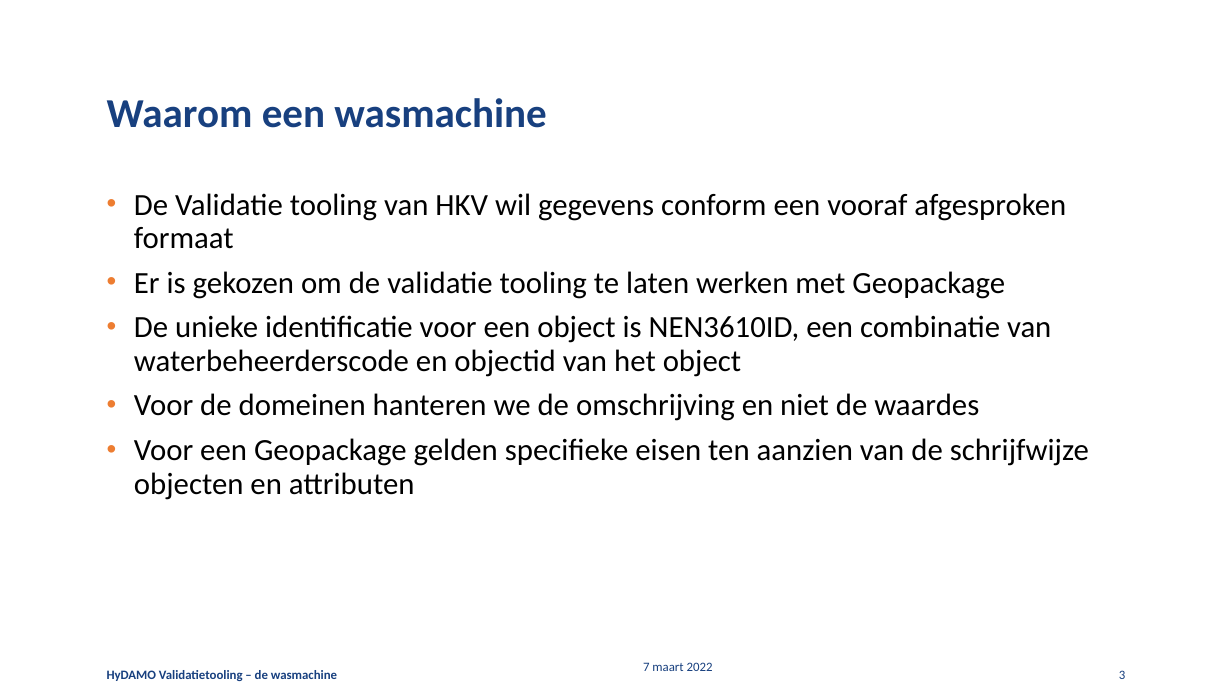
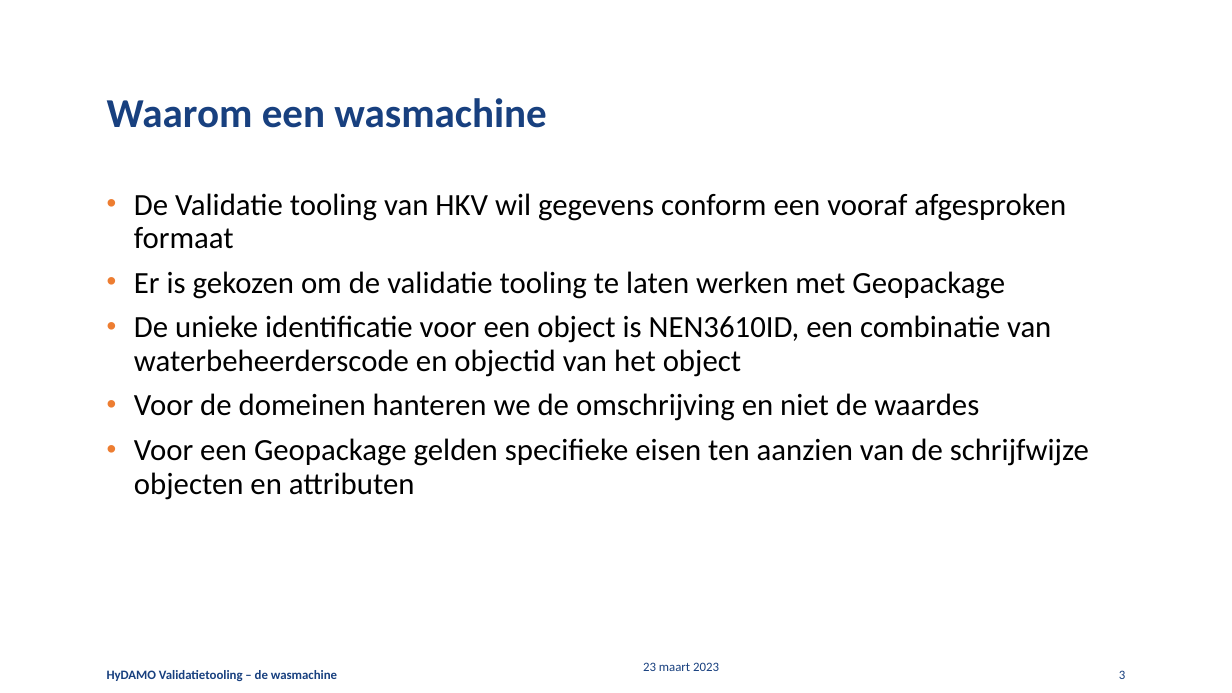
Before and after one commit to HetWaterschapshuis/HyDAMOValidatieregels, a slide deck: slide 3 of hydamo_wasmachine/HyDAMOWasmachine.pptx. Drawn at 1232x693 pixels with LibreOffice and Linux fonts; fonts in the diff are those of the drawing; background and template pictures are left out. Boxes give left, top, right and bottom in pixels: in the first picture for what was removed or moved away, otherwise in the second. Text is boxed around its words. In the diff, an @@ line names an element or a change of style, - is before the commit and + after.

Commit message:
HyDAMO Wasmachine v2_0
Aangepaste Excel gefocused op HyDAMO ipv heel DAMO
Aangepaste readers; nu geschikt voor gebruik met fgdb, gpg, DAMO database en DAMO Connect
Omzetting afvoeraanvoergebied.waterafvoer en .gerelateerdafvoergebied

```diff
--- a/hydamo_wasmachine/HyDAMOWasmachine.pptx
+++ b/hydamo_wasmachine/HyDAMOWasmachine.pptx
@@ text at bbox=[643, 662, 719, 671]: text changed @@
-7 maart 2022
+23 maart 2023
```
Also in this commit, not shown: 4 other slides changed, 2 other files.
